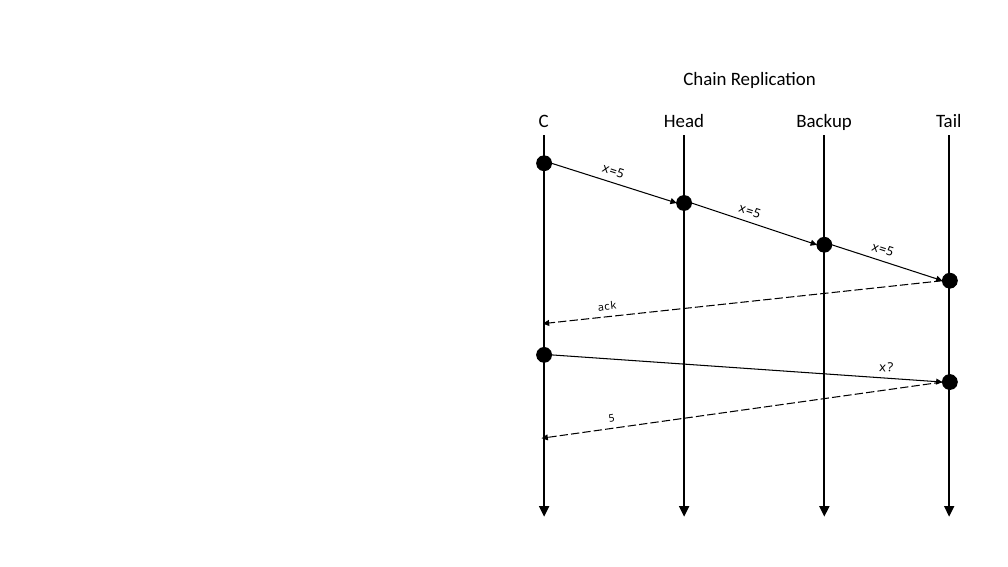
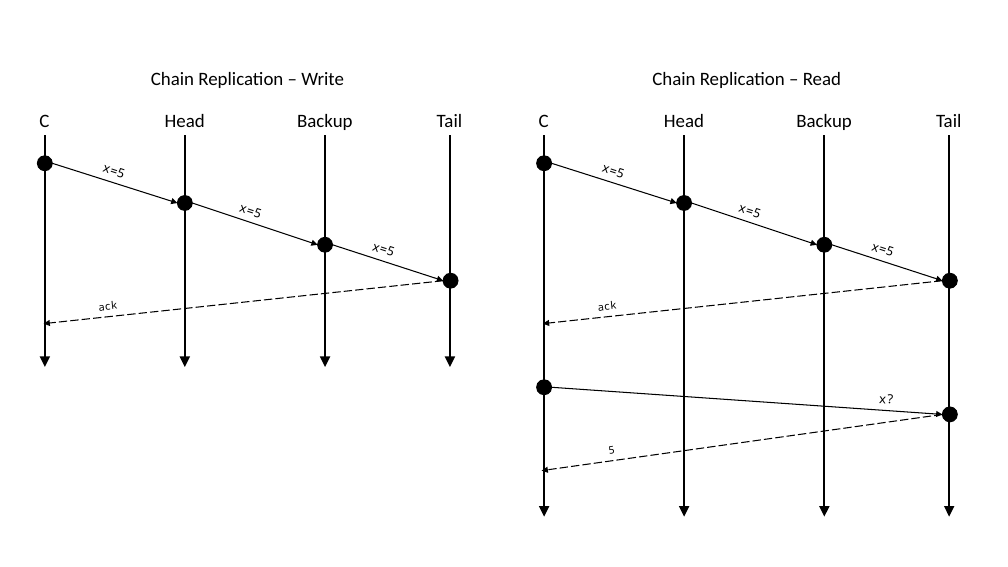
Before and after one commit to ChrisWhealy/DistributedSystemNotes, a slide deck: slide 69 of img/Diagrams.pptx. Drawn at 1008x567 pixels with LibreOffice and Linux fonts; fonts in the diff are those of the drawing. Boxes give left, top, right and bottom in pixels: in the first picture for what was removed or moved away, otherwise in the second. Text is boxed around its words. In the diff, an @@ line names an element or a change of style, - is before the commit and + after.

Commit message:
Add lecture 13

```diff
--- a/img/Diagrams.pptx
+++ b/img/Diagrams.pptx
@@ text added at box(151, 72, 344, 88), 18 pt, text #000000 @@
+Chain Replication – Write
@@ text at box(652, 72, 841, 88): text changed @@
-Chain Replication
+Chain Replication – Read
@@ group added at box(38, 114, 462, 367): 8 texts, 8 arrows, 4 ellipses @@
+C
+Head
+Backup
+Tail
+ack
+x=5
+x=5
+x=5
@@ text "x?": place and size @@
-text "x?" at box(879, 362, 894, 372)
+text "x?" at box(879, 394, 894, 404)
@@ 2 ellipses, 2 arrows: place and size @@
-2 ellipses, 2 arrows at box(537, 348, 958, 439)
+2 ellipses, 2 arrows at box(537, 380, 958, 471)
@@ text "5": place and size @@
-text "5" at box(609, 414, 615, 422)
+text "5" at box(609, 446, 615, 454)
```
Also in this commit, not shown: 1 other slide changed, 3 other files.
